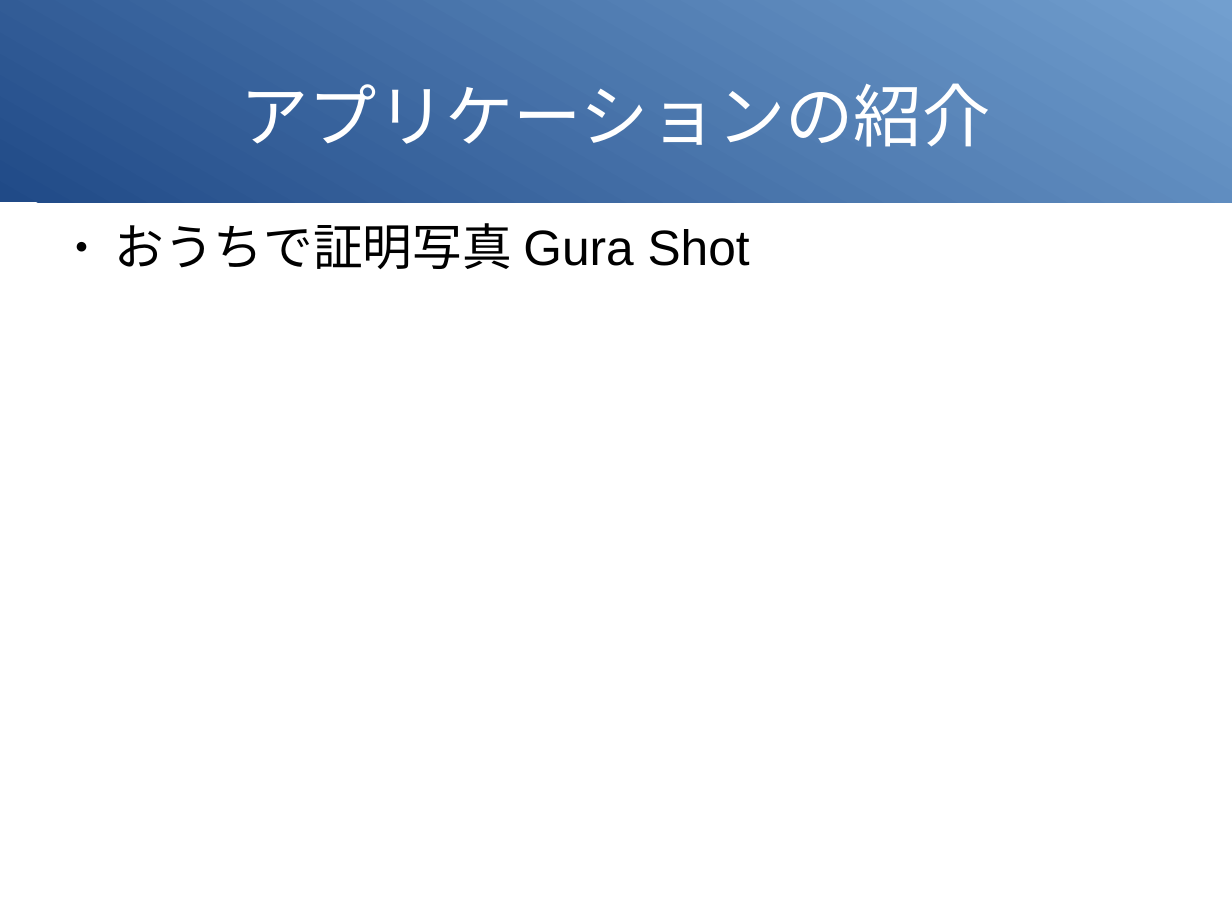
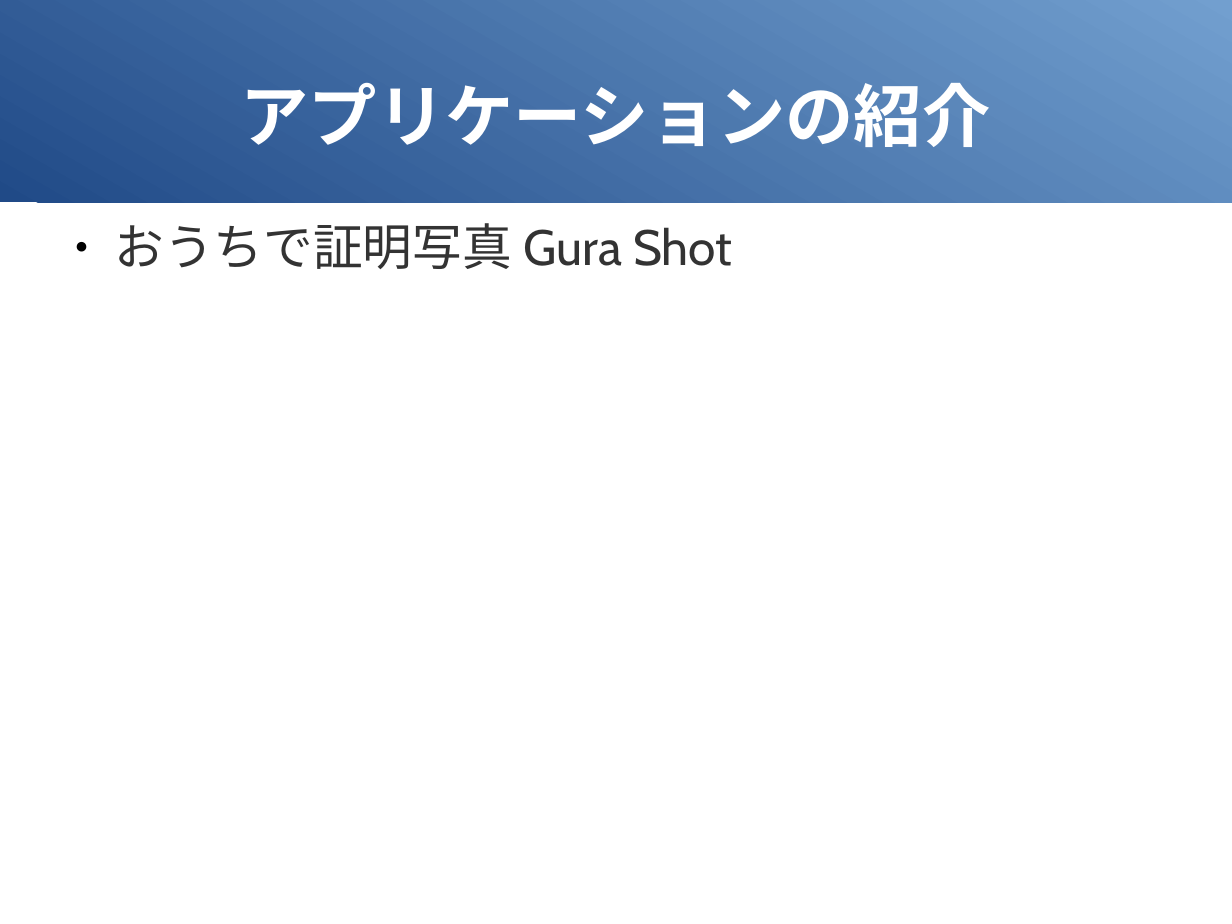
Before and after one commit to gura-lang/gura-doc, a slide deck: slide 15 of presentation/gura-intro.odp. Drawn at 1232x924 pixels with LibreOffice and Linux fonts; fonts in the diff are those of the drawing. Boxes give left, top, right and bottom in pixels: in the first picture for what was removed or moved away, otherwise in the second. Text is boxed around its words. In the diff, an @@ line names an element or a change of style, - is before the commit and + after.

```diff
--- a/presentation/gura-intro.odp
+++ b/presentation/gura-intro.odp
@@ title "アプリケーションの紹介" at (241,82,991,147): font Arial to Cabin, bold on @@
@@ text "おうちで証明写真 Gura Shot" at (114,223,732,269): font Arial to Cabin, text colour #000000 to #333333 @@
```
Also in this commit, not shown: 13 other slides changed, 1 slide added, 1 slide removed, 1 other file.
